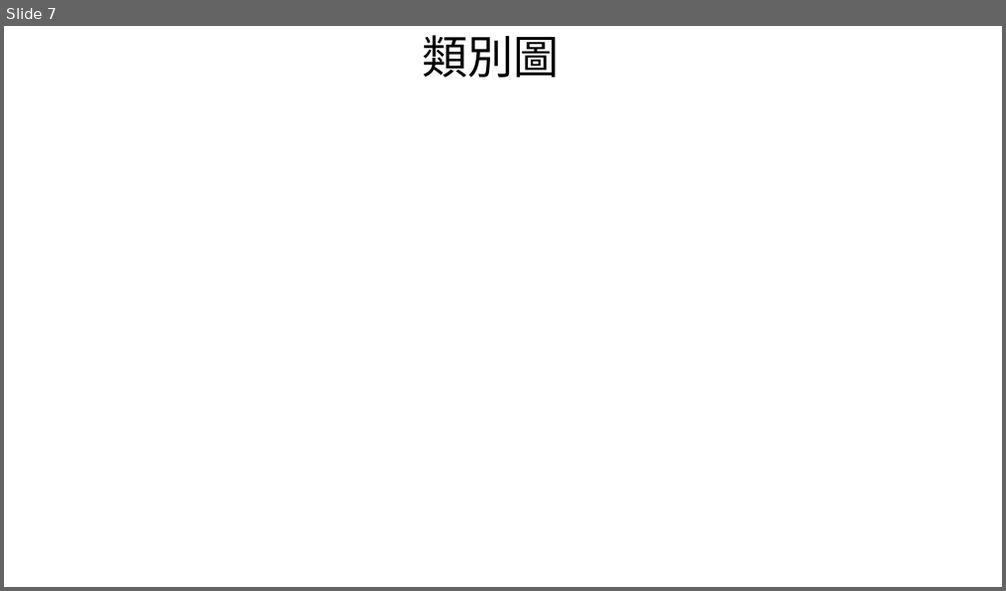
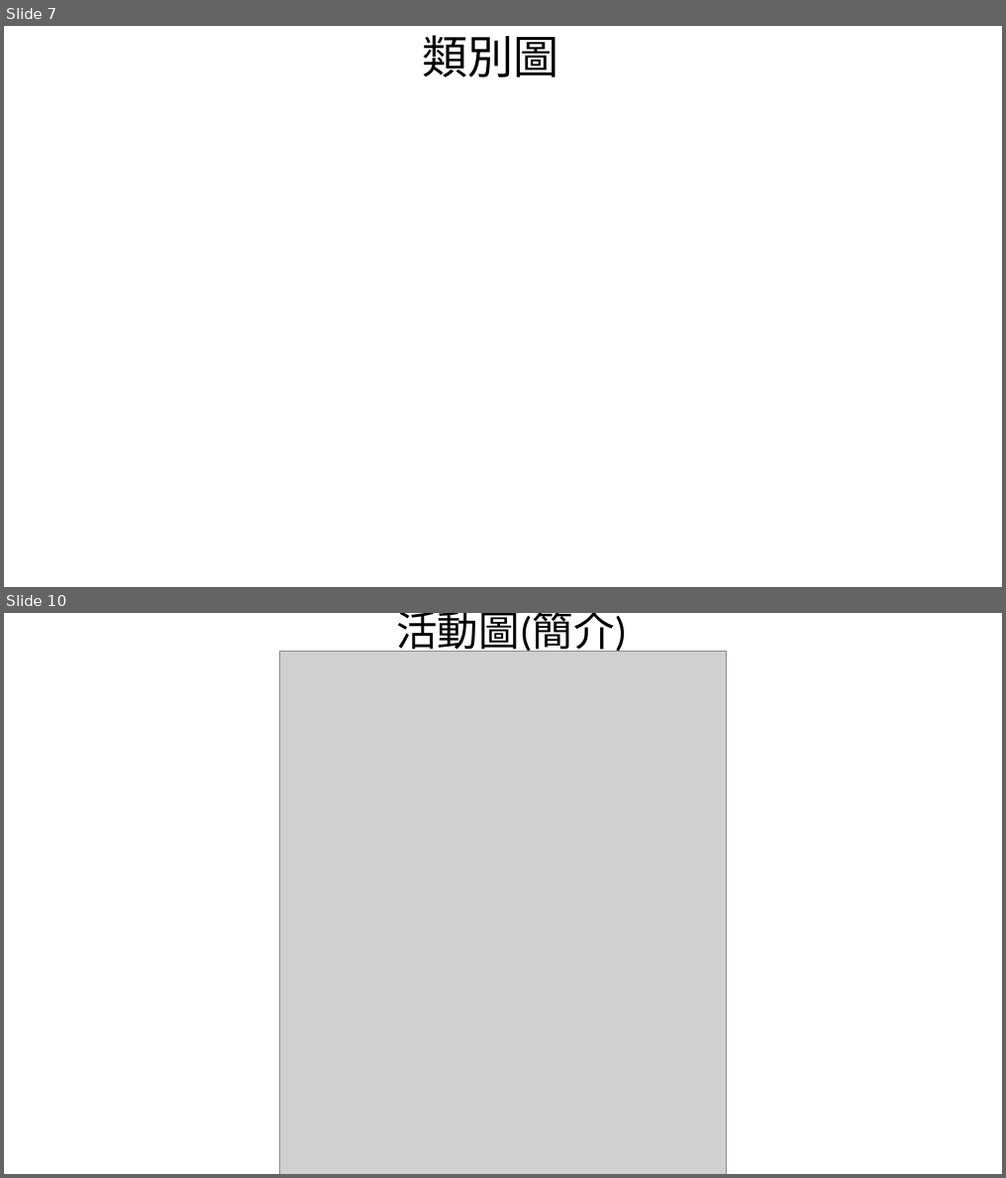
Before and after one commit to kai2june/CatchBoWebsite, a slide deck: CatchBo.pptx. Shown one above the other, each under a label of ours: slide 7 before the commit, slides 7 and 10 after it; the slides between them are not shown. The pictures are 1006x591 and 1006x1178 pixels, drawn with LibreOffice and Linux fonts; fonts in the diff are those of the drawing; grey boxes stand for pictures; background and template pictures are left out. Boxes give left, top, right and bottom in pixels: in the first picture for what was removed or moved away, otherwise in the second. Text is boxed around its words. In the diff, an @@ line names an element or a change of style, - is before the commit and + after.

```diff
--- a/CatchBo.pptx
+++ b/CatchBo.pptx
@@ slide 10 added at [4,613,1002,1174], background #FFFFFF @@
@@ title added at [396,613,627,656], 39.6 pt, text #000000 @@
+活動圖(簡介)
@@ picture added at [280,652,727,1174] @@
```
Also in this commit, not shown: 2 other slides added, 1 slide removed, 1 other file.
